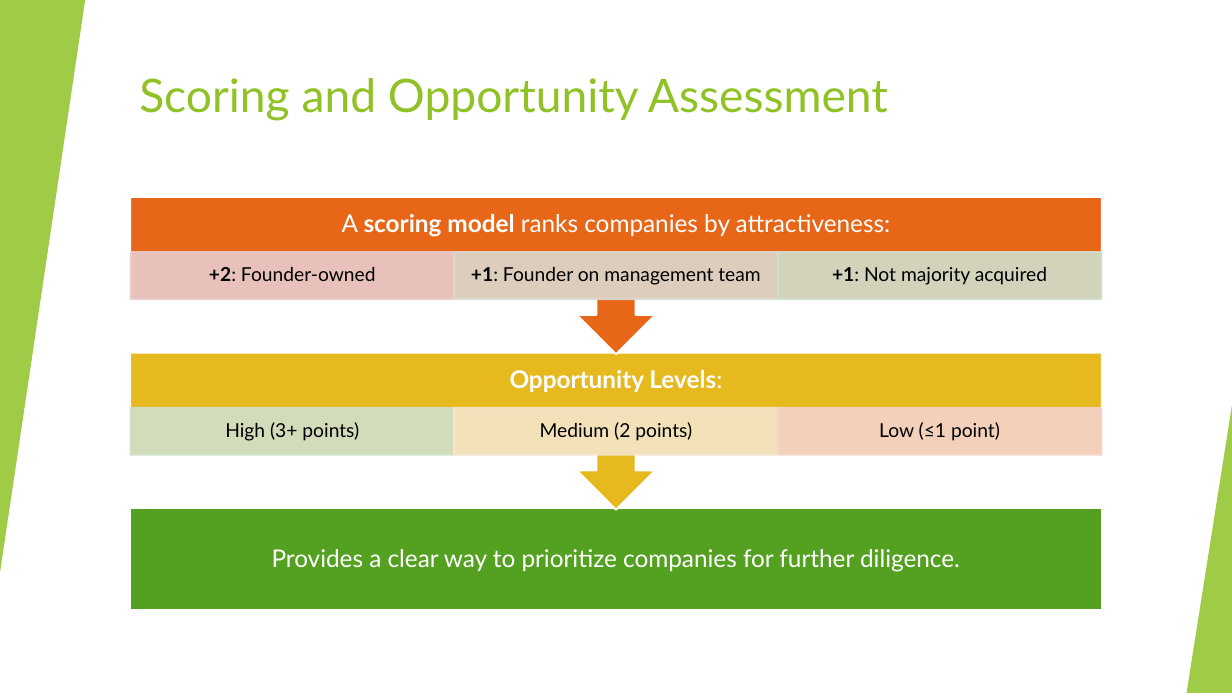
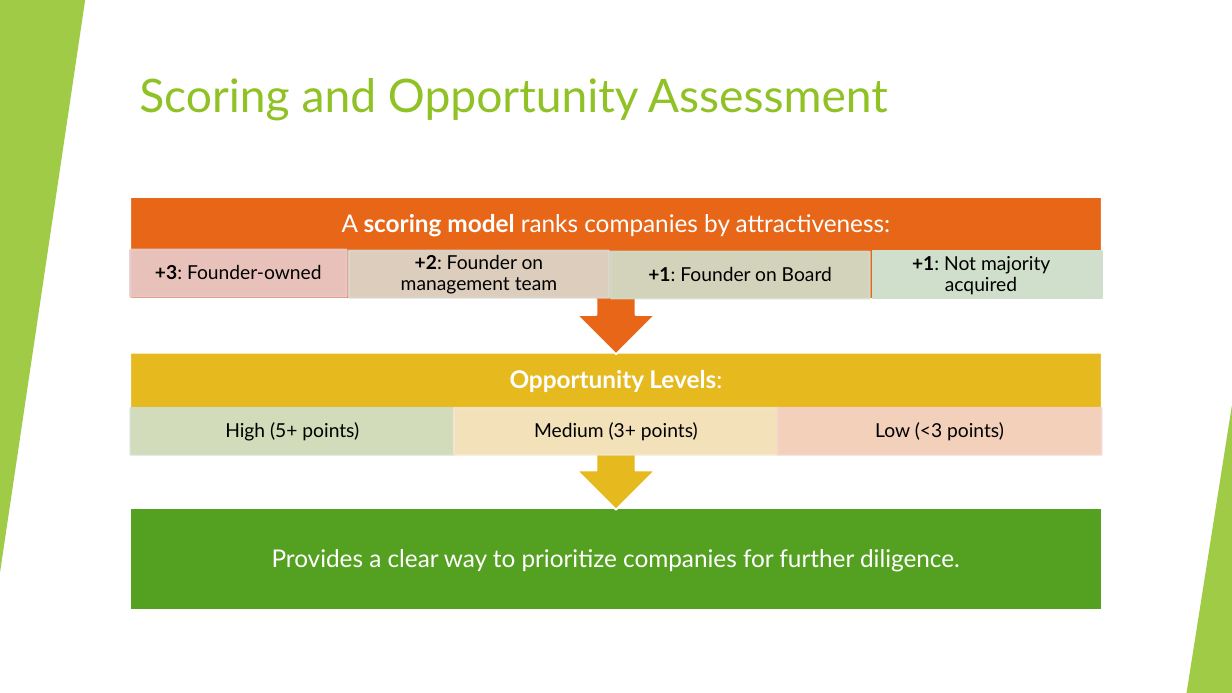
Before and after one commit to sherarIG/pe-opportunities, a slide deck: slide 7 of docs/Approach to Analyzing Founder Ownership in PropTech Companies.pptx. Drawn at 1232x693 pixels with LibreOffice and Linux fonts; fonts in the diff are those of the drawing. Boxes give left, top, right and bottom in pixels: in the first picture for what was removed or moved away, otherwise in the second. Text is boxed around its words. In the diff, an @@ line names an element or a change of style, - is before the commit and + after.

Commit message:
Adding new interim and final output .csvs. Also updating documentation with new scoring

```diff
--- a/docs/Approach to Analyzing Founder Ownership in PropTech Companies.pptx
+++ b/docs/Approach to Analyzing Founder Ownership in PropTech Companies.pptx
@@ rectangle: place and size @@
-rectangle at <box>130,252,454,299</box>
+rectangle at <box>130,250,347,297</box>
@@ text at <box>155,264,322,279</box>: text changed @@
-+2: Founder-owned
++3: Founder-owned
@@ rectangle: place and size @@
-rectangle at <box>455,252,778,299</box>
+rectangle at <box>349,250,610,298</box>
@@ text at <box>401,255,557,294</box>: text changed @@
-+1: Founder on management team
++2: Founder on management team
@@ rectangle added at <box>611,251,870,299</box>, fill #D1DFCD at 90% opacity, outline #D1DFCD 1.5 pt @@
@@ text added at <box>648,267,832,281</box>, 15 pt, text #000000 @@
++1: Founder on Board
@@ text "+1: Not majority acquired" rewrapped from <box>832,267,1047,285</box> to <box>912,256,1050,295</box> @@
@@ rectangle: place and size @@
-rectangle at <box>778,252,1102,299</box>
+rectangle at <box>872,251,1102,299</box>
@@ text at <box>225,422,359,441</box>: text changed @@
-High (3+ points)
+High (5+ points)
@@ text at <box>534,422,698,441</box>: text changed @@
-Medium (2 points)
+Medium (3+ points)
@@ text at <box>875,422,1004,441</box>: text changed @@
-Low (≤1 point)
+Low (<3 points)
```
Also in this commit, not shown: 2 other files.
